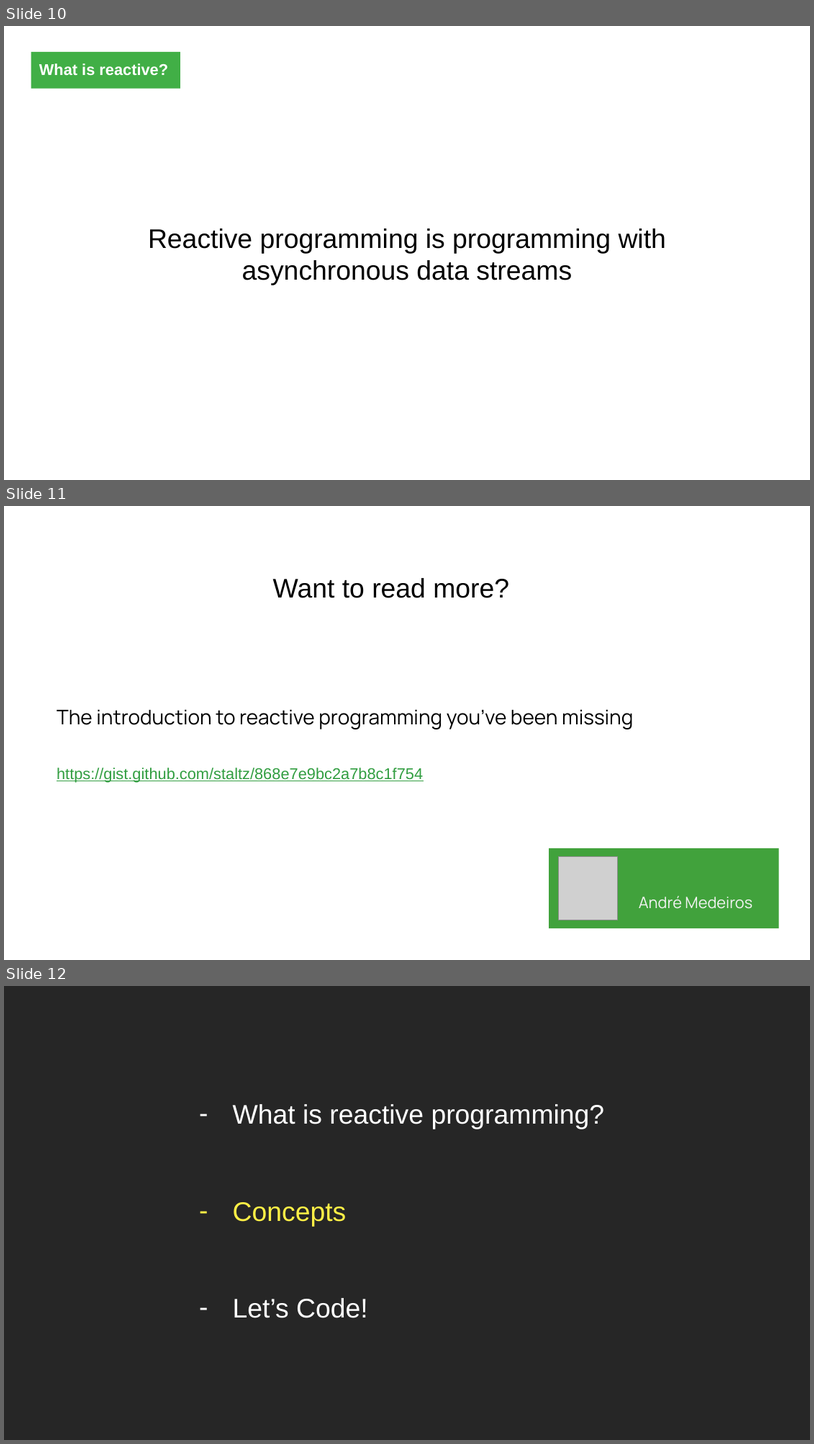
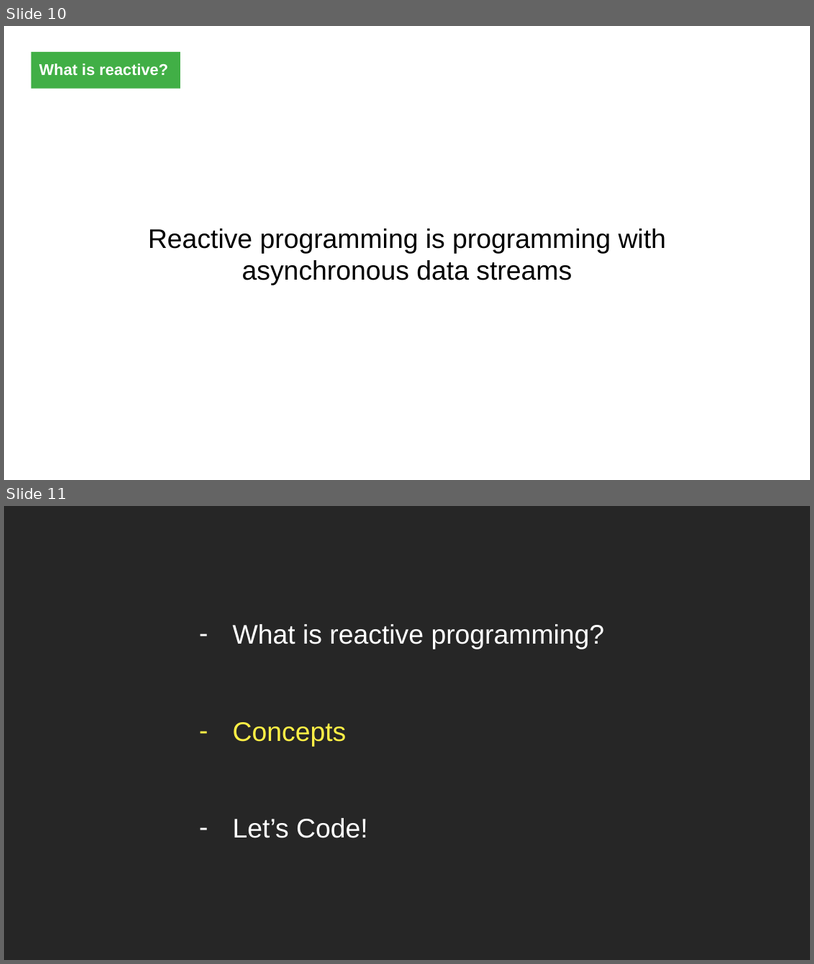
Before and after one commit to luciapayo/DroidconPresentation, a slide deck: Presentation/DroidconRx.potx.pptx. Shown one above the other, each under a label of ours: slides 10, 11 and 12 before the commit, slides 10 and 11 after it. The pictures are 814x1444 and 814x964 pixels, drawn with LibreOffice and Linux fonts; fonts in the diff are those of the drawing; grey boxes stand for pictures; background and template pictures are left out. Boxes give left, top, right and bottom in pixels: in the first picture for what was removed or moved away, otherwise in the second. Text is boxed around its words. In the diff, an @@ line names an element or a change of style, - is before the commit and + after.

```diff
--- a/Presentation/DroidconRx.potx.pptx
+++ b/Presentation/DroidconRx.potx.pptx
@@ slide 11 removed at box(4, 506, 810, 960), background picture (left out) @@
@@ text removed at box(273, 578, 509, 598) @@
-Want to read more?
@@ title removed at box(57, 709, 633, 729) @@
-The introduction to reactive programming you’ve been missing
@@ text removed at box(57, 767, 423, 782) @@
-https://gist.github.com/staltz/868e7e9bc2a7b8c1f754
@@ rectangle removed at box(549, 848, 779, 928) @@
@@ picture removed at box(559, 857, 617, 920) @@
@@ text removed at box(639, 896, 753, 908) @@
-André Medeiros
@@ what was slide 12 is now slide 11 @@
```
Also in this commit, not shown: 1 slide changed, 1 slide added, 1 other file.
